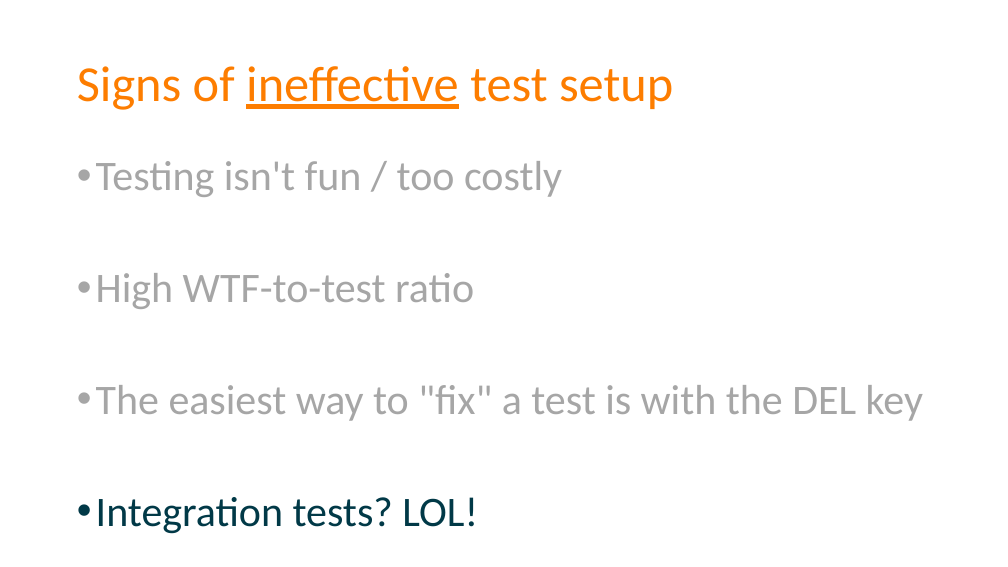
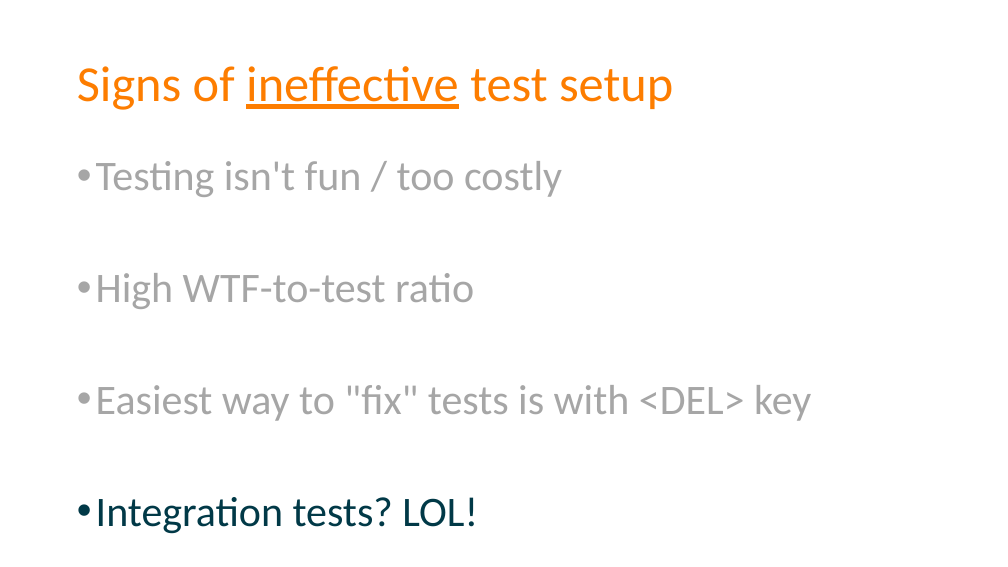
Before and after one commit to spetryjohnson/Talk-Patterns_of_Effective_Test_Setup, a slide deck: slide 25 of POETS - CodeMash 2017.pptx. Drawn at 1008x567 pixels with LibreOffice and Linux fonts; fonts in the diff are those of the drawing. Boxes give left, top, right and bottom in pixels: in the first picture for what was removed or moved away, otherwise in the second. Text is boxed around its words. In the diff, an @@ line names an element or a change of style, - is before the commit and + after.

Commit message:
Refactoring complete
Reorganized things so that the 4 effective patterns mirror the 4
mistakes and moved integration tests into the main narrative, rather
than being something at the end

```diff
--- a/POETS - CodeMash 2017.pptx
+++ b/POETS - CodeMash 2017.pptx
@@ text at (x1=96, y1=385, x2=811, y2=421): text changed @@
-• The easiest way to "fix" a test is with the DEL key
+• Easiest way to "fix" tests is with <DEL> key
```
Also in this commit, not shown: 32 other slides changed, 3 slides added, 10 slides removed, 1 other file.
